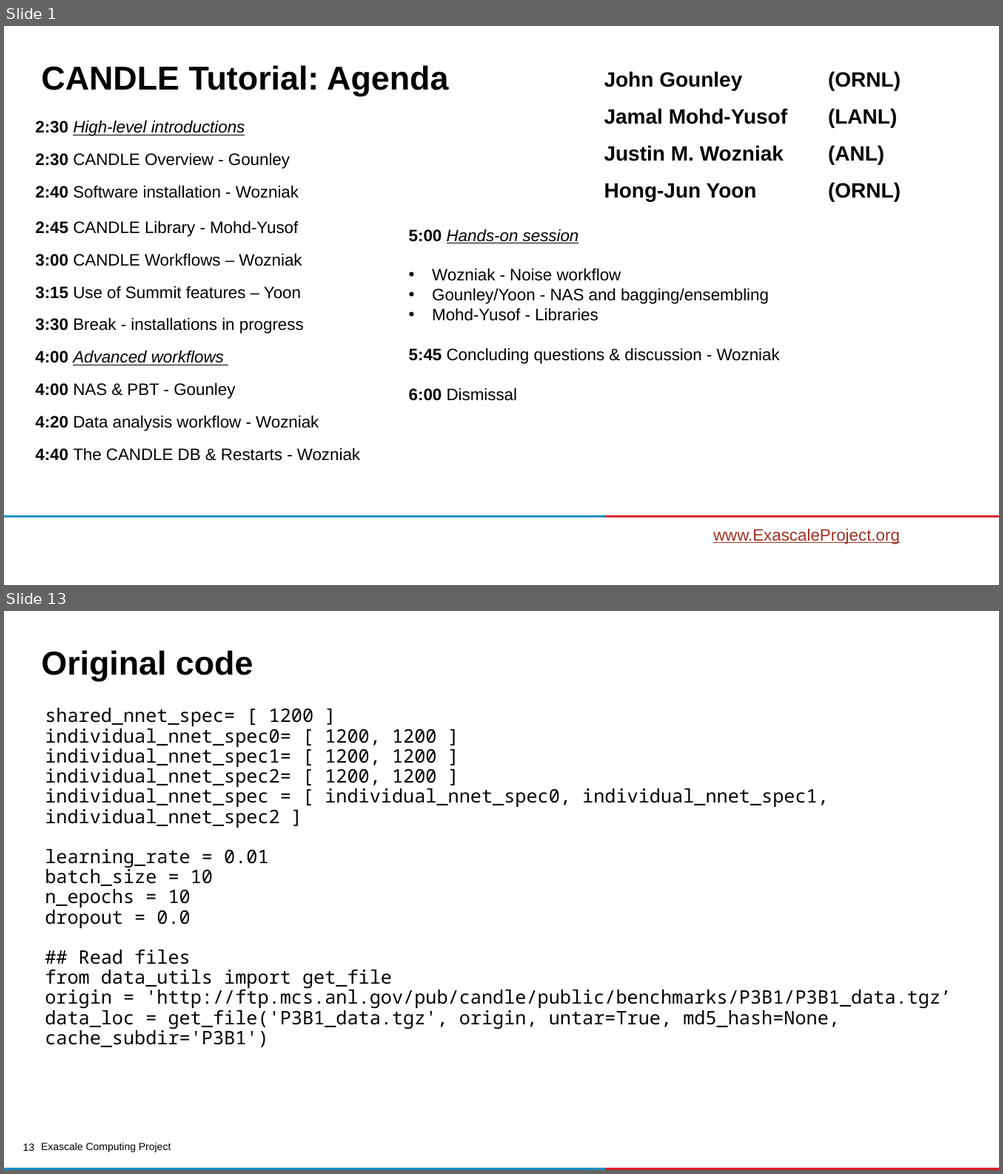
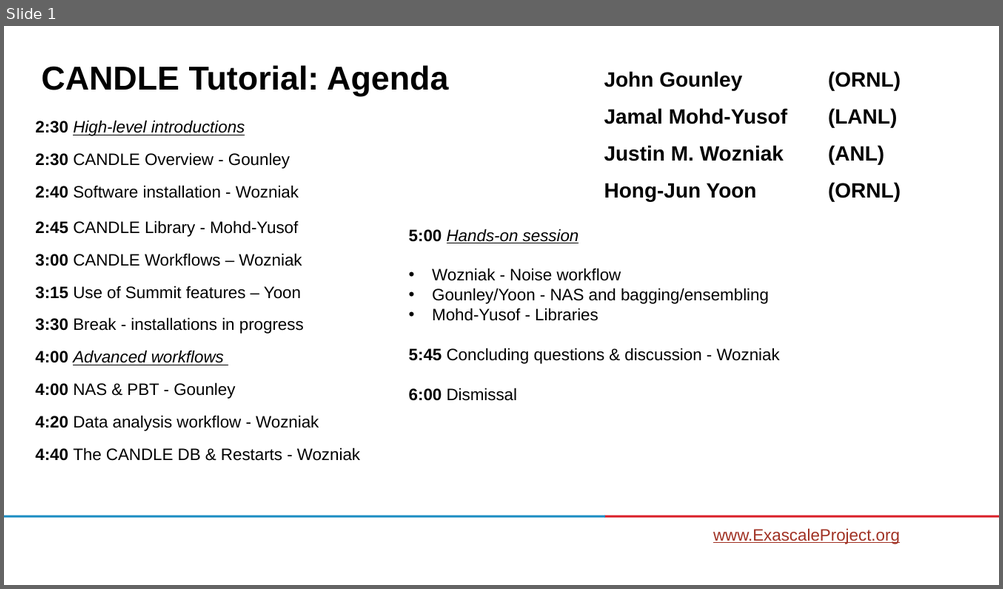
Before and after one commit to ECP-CANDLE/Tutorials, a slide deck: 2020/ECP/slides/00-agenda.pptx. Shown one above the other, each under a label of ours: slides 1 and 13 before the commit, slide 1 after it; the slides between them are not shown. The pictures are 1003x1174 and 1003x589 pixels, drawn with LibreOffice and Linux fonts; fonts in the diff are those of the drawing; background and template pictures are left out. Boxes give left, top, right and bottom in pixels: in the first picture for what was removed or moved away, otherwise in the second. Text is boxed around its words. In the diff, an @@ line names an element or a change of style, - is before the commit and + after.

```diff
--- a/2020/ECP/slides/00-agenda.pptx
+++ b/2020/ECP/slides/00-agenda.pptx
@@ slide 13 removed at bbox=[4, 611, 999, 1170], background #FFFFFF @@
@@ title removed at bbox=[41, 650, 253, 681] @@
-Original code
@@ text removed at bbox=[45, 708, 951, 1048] @@
-shared_nnet_spec= [ 1200 ]
-individual_nnet_spec0= [ 1200, 1200 ]
-individual_nnet_spec1= [ 1200, 1200 ]
-individual_nnet_spec2= [ 1200, 1200 ]
-individual_nnet_spec = [ individual_nnet_spec0, individual_nnet_spec1, individual_nnet_spec2 ]
-learning_rate = 0.01
-batch_size = 10
-n_epochs = 10
-dropout = 0.0
-## Read files
-from data_utils import get_file
-origin = 'http://ftp.mcs.anl.gov/pub/candle/public/benchmarks/P3B1/P3B1_data.tgz’
-data_loc = get_file('P3B1_data.tgz', origin, untar=True, md5_hash=None, cache_subdir='P3B1')
@@ text removed at bbox=[41, 1143, 170, 1153] @@
-Exascale Computing Project
@@ page number removed at bbox=[23, 1144, 35, 1151] @@
-13
@@ rectangle removed at bbox=[4, 1168, 605, 1170] @@
@@ rectangle removed at bbox=[605, 1168, 999, 1170] @@
```
Also in this commit, not shown: 15 other slides removed.
